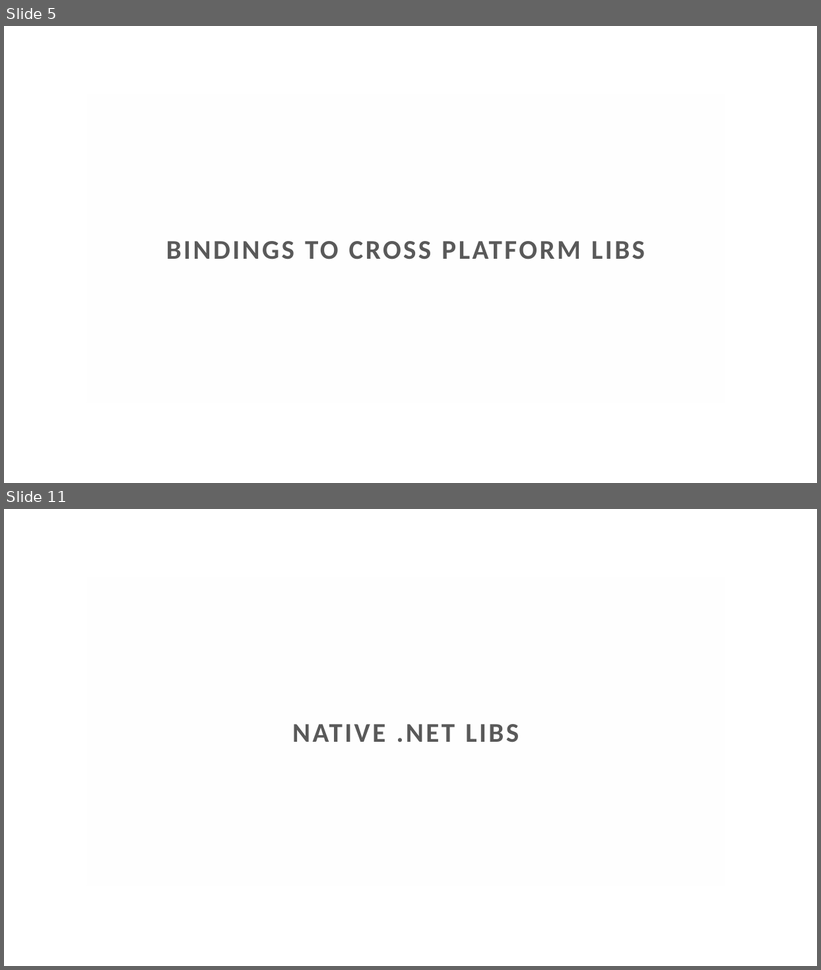
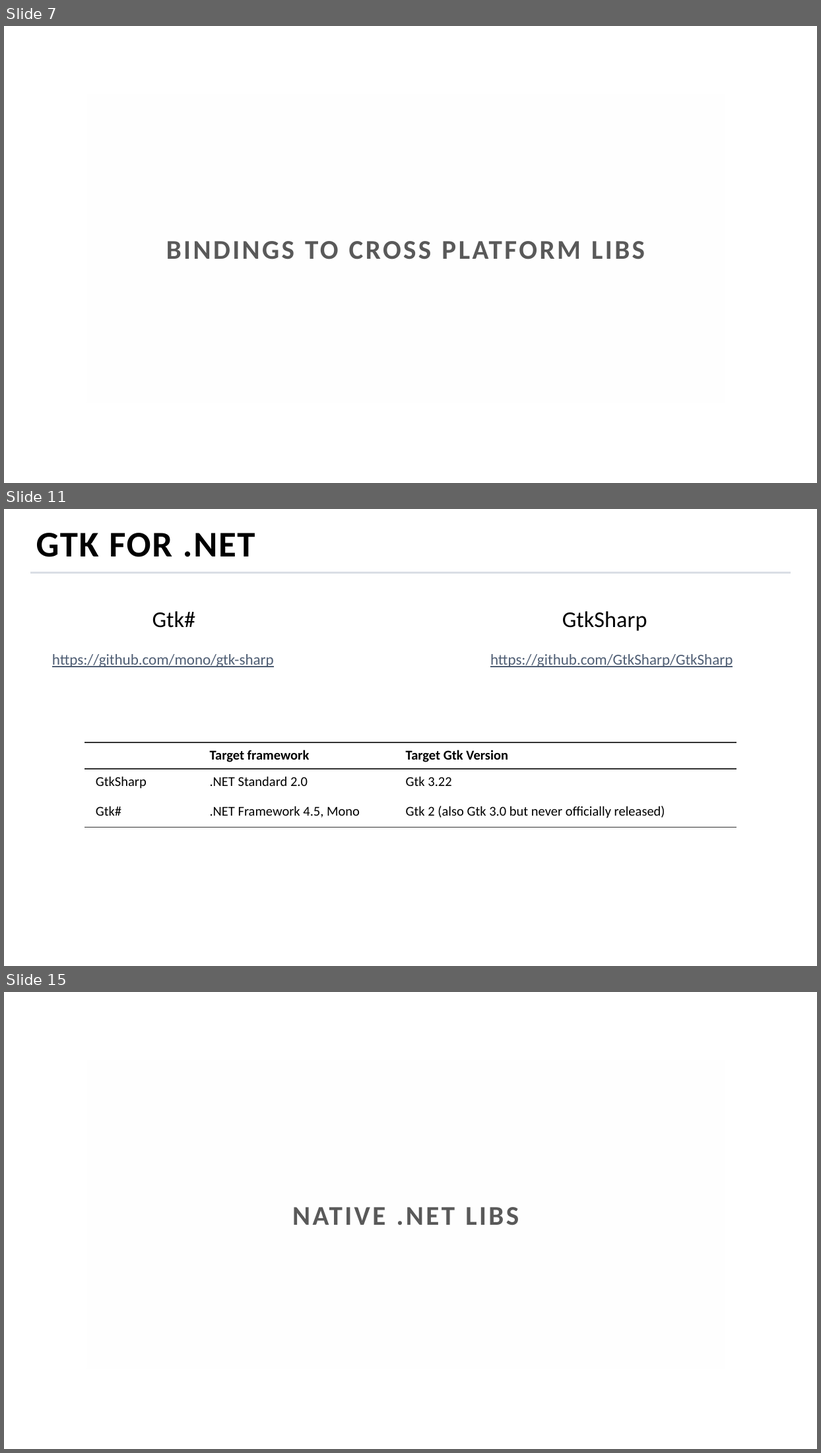
Before and after one commit to MihailRomanov/TechTalks_GUI_in_Net, a slide deck: presentation.pptx. Shown one above the other, each under a label of ours: slides 5 and 11 before the commit, slides 7, 11 and 15 after it; the slides between them are not shown. The pictures are 821x970 and 821x1453 pixels, drawn with LibreOffice and Linux fonts; fonts in the diff are those of the drawing; background and template pictures are left out. Boxes give left, top, right and bottom in pixels: in the first picture for what was removed or moved away, otherwise in the second. Text is boxed around its words. In the diff, an @@ line names an element or a change of style, - is before the commit and + after.

```diff
--- a/presentation.pptx
+++ b/presentation.pptx
@@ slide 11 added at box(4, 509, 817, 966), background picture (left out) @@
@@ title added at box(36, 533, 255, 557), 32 pt, text #000000, bold @@
+GTK FOR .NET
@@ line added from (30, 572) to (791, 572), #DADEE5 1.5 pt @@
@@ text added at box(152, 611, 196, 628), 20 pt, text #000000 @@
+Gtk#
@@ text added at box(562, 611, 648, 631), 20 pt, text #000000 @@
+GtkSharp
@@ text added at box(52, 654, 274, 667), 13.5 pt, text #4F5E74, underline @@
+https://github.com/mono/gtk-sharp
@@ text added at box(490, 654, 733, 667), 13.5 pt, text #4F5E74, underline @@
+https://github.com/GtkSharp/GtkSharp
@@ table added at box(85, 743, 737, 828), 3 rows, 3 columns @@
+ | Target framework | Target Gtk Version
+GtkSharp | .NET Standard 2.0 | Gtk 3.22
+Gtk# | .NET Framework 4.5, Mono | Gtk 2 (also Gtk 3.0 but never officially released)
@@ what was slide 5 is now slide 7 @@
@@ what was slide 11 is now slide 15 @@
```
Also in this commit, not shown: 7 slides changed, 5 other slides added, 2 slides removed.
